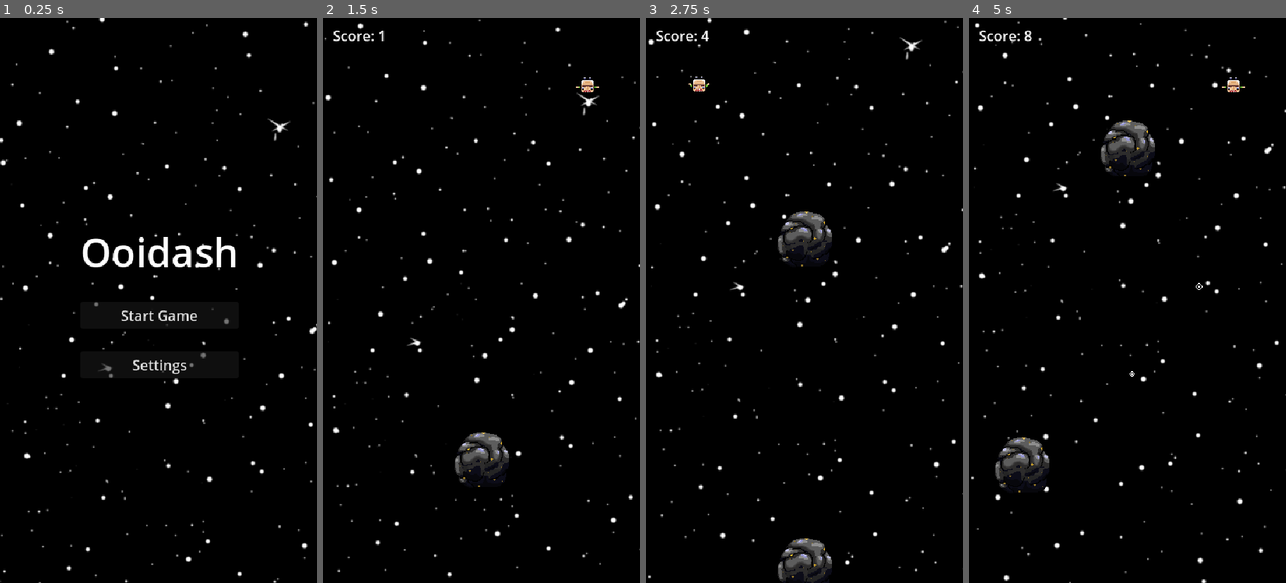
Above: before the commit, frames 1-4 (left to right).
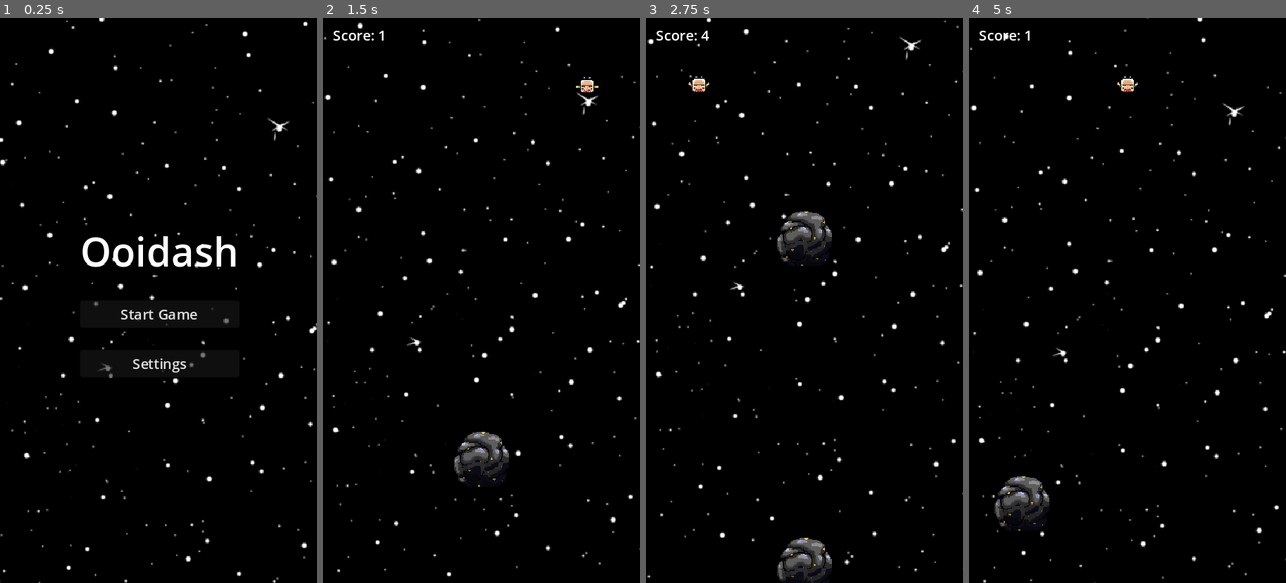
Above: after the commit, the same moments.

Repository: scarbone98/Ooidash-web-remake
Game: Godot game, scene res://main_menu.tscn
Same seed, same stepped clock (60 frames per second), same inputs: the game is played once before the commit and once after it.
Inputs (mouse positions are in pixels of both pictures, inside the frame that each line leads up to):
- Up to frame 1 (0.25 s): no input
- Up to frame 2 (1.5 s): click "Start Game" at 0.5 s; move the mouse to (551, 272) at 1.27 s; hold Right (move_right) from 1.28 s (still down); click (551, 272) at 1.35 s
- Up to frame 3 (2.75 s): move the mouse to (741, 328) at 2.02 s; release Right (move_right) at 2.03 s; hold Left (move_left) from 2.03 s (still down); click (741, 328) at 2.1 s
- Up to frame 4 (5 s): move the mouse to (1159, 176) at 2.77 s; release Left (move_left) at 2.78 s; hold Right (move_right) 2.78-4.25 s; click (1159, 176) at 2.85 s; move the mouse to (1111, 413) at 3.52 s; click (1111, 413) at 3.6 s; click (1127, 311) at 4.25 s, where only the run after the commit has a clickable "Start Game"

The runs differ from the first frame. In frame 1, 1.7% of the frame differs, in the area x 0-100%, y 0-100%; in frame 2, 1.2%; in frame 3, 1.3%; in frame 4, 5.5%.

Commit message:
screen scaling

Diff:
--- a/project.godot
+++ b/project.godot
@@ -20,12 +20,11 @@
 window/size/viewport_width=360
 window/size/viewport_height=640
 window/size/initial_position_type=0
-window/size/resizable=false
 window/size/always_on_top=true
 window/size/window_width_override=1080
 window/size/window_height_override=1920
-window/stretch/mode="viewport"
-window/stretch/scale_mode="integer"
+window/stretch/mode="canvas_items"
+window/stretch/aspect="keep_height"
 window/handheld/orientation=1
 
 [input]
--- a/scripts/game_manager.gd
+++ b/scripts/game_manager.gd
@@ -16,5 +16,4 @@
 	player_score += 1
 
 func on_player_died():
-	pass
-	#get_tree().change_scene_to_file("res://main_menu.tscn")
+	get_tree().change_scene_to_file("res://main_menu.tscn")
